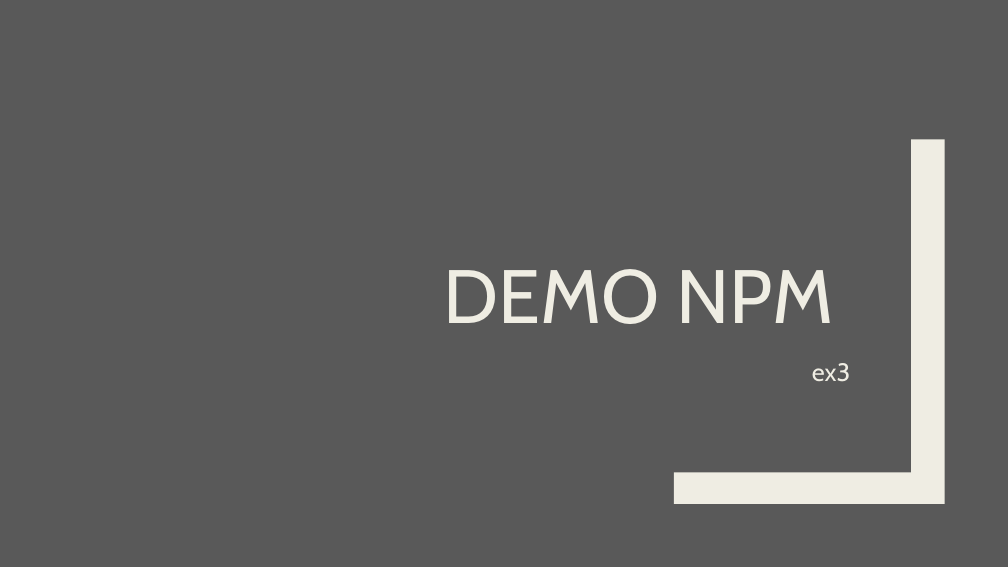
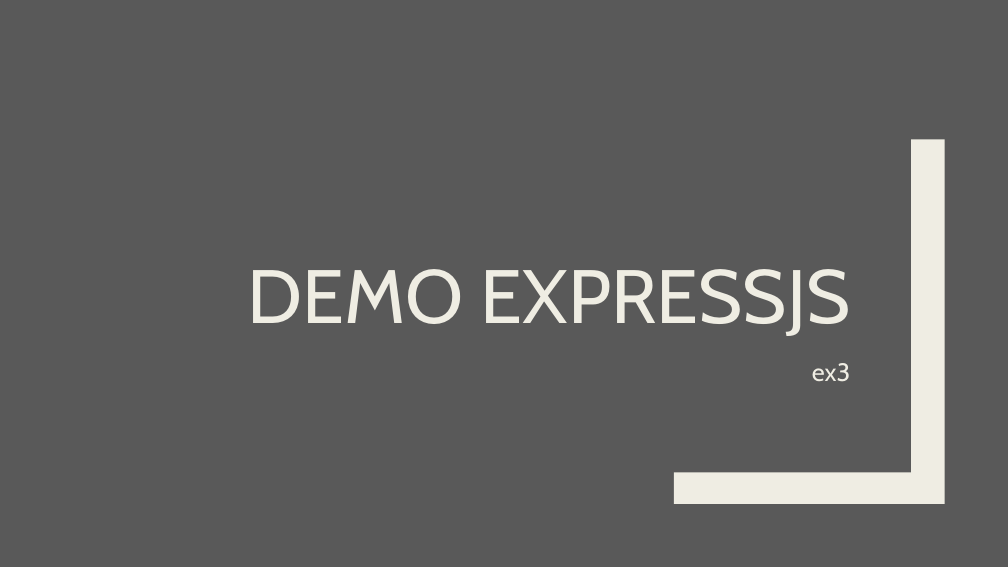
Before and after one commit to pkyurkchiev/mean-stack, a slide deck: slide 23 of presentations/nodeJS.pptx (slide 19 before the commit). Drawn at 1008x567 pixels with LibreOffice and Linux fonts; fonts in the diff are those of the drawing. Boxes give left, top, right and bottom in pixels: in the first picture for what was removed or moved away, otherwise in the second. Text is boxed around its words. In the diff, an @@ line names an element or a change of style, - is before the commit and + after.

```diff
--- a/presentations/nodeJS.pptx
+++ b/presentations/nodeJS.pptx
@@ title at (248, 269, 851, 336): text changed @@
-DEMO NPM
+DEMO EXPRESSJS
```
Also in this commit, not shown: 1 other slide changed, 2 slides added, 2 other files.
